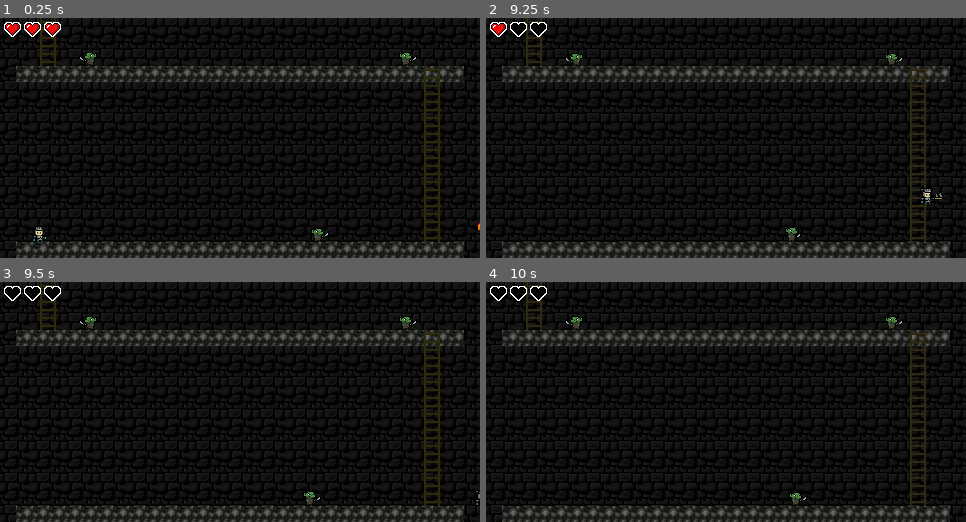
Above: before the commit, frames 1-4 (two rows, left to right).
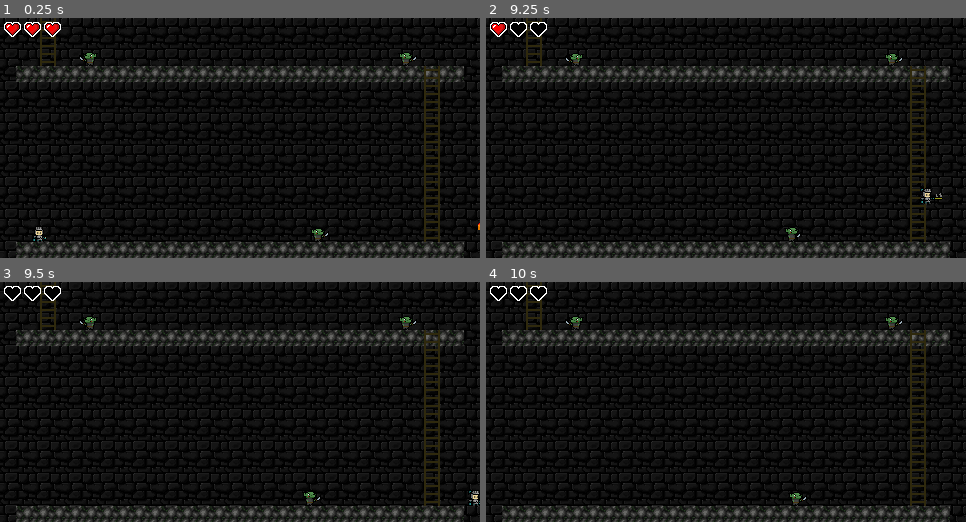
Above: after the commit, the same moments.

Repository: nanoblit/dk
Game: Godot game, scene res://Levels/World.tscn
Two runs of this game, one before a commit and one after it. Both use one fixed random seed, a clock stepped at 60 frames per second and the inputs below.
Inputs (mouse positions are in pixels of both pictures, inside the frame that each line leads up to):
- Up to frame 1 (0.25 s): no input
- Up to frame 2 (9.25 s): move the mouse to (831, 126) at 0.52 s; hold D (walk_right) 0.53-2.03 s; click (831, 126) at 0.6 s; tap Space (jump) at 0.77, 1.52, 3.02, 3.77, 4.52, 6.02, 6.77, 7.52, 9.02 s; move the mouse to (630, 150) at 1.27 s; click (630, 150) at 1.35 s; move the mouse to (774, 85) at 2.02 s; hold A (walk_left) 2.03-2.78 s; click (774, 85) at 2.1 s; move the mouse to (702, 186) at 2.77 s; hold D (walk_right) 2.78-4.28 s; click (702, 186) at 2.85 s; move the mouse to (870, 174) at 3.52 s; click (870, 174) at 3.6 s; move the mouse to (582, 102) at 4.27 s; hold A (walk_left) 4.28-5.03 s; click (582, 102) at 4.35 s; move the mouse to (750, 138) at 5.02 s; hold D (walk_right) 5.03-5.78 s; click (750, 138) at 5.1 s; move the mouse to (654, 78) at 5.77 s; hold A (walk_left) 5.78-7.28 s; click (654, 78) at 5.85 s; move the mouse to (831, 126) at 6.52 s; click (831, 126) at 6.6 s; move the mouse to (630, 150) at 7.27 s; hold D (walk_right) from 7.28 s (still down); click (630, 150) at 7.35 s; move the mouse to (774, 85) at 8.02 s; click (774, 85) at 8.1 s; move the mouse to (702, 186) at 8.77 s; click (702, 186) at 8.85 s
- Up to frame 3 (9.5 s): keep holding D (walk_right)
- Up to frame 4 (10 s): move the mouse to (870, 438) at 9.52 s; release D (walk_right) at 9.53 s; hold A (walk_left) from 9.53 s (still down); click (870, 438) at 9.6 s; tap Space (jump) at 9.77 s

Frames 1-2 are identical in both runs. In frame 3, less than 0.1% of the frame differs, in the area x 97-100%, y 87-94%; in frame 4, nothing differs.

Commit message:
Fix sliding.

Diff:
--- a/World/Enemies/Goblin/Goblin.gd
+++ b/World/Enemies/Goblin/Goblin.gd
@@ -20,7 +20,7 @@
 
 func _process(delta: float) -> void:
 	if disabled:
-		velocity.x = 0
+		direction = 0
 		return
 	# Attack the player on the last frame of the "attack" animation (will call it every frame but that's ok because of invisibility)
 	if $Sprite.animation == "attack" && $Sprite.frame == $Sprite.frames.get_frame_count("attack") - 1:
--- a/World/Player/Player.gd
+++ b/World/Player/Player.gd
@@ -14,6 +14,7 @@
 
 func _physics_process(delta):
 	if disabled:
+		direction = 0
 		return
 	if (on_ladder != null && Input.is_action_pressed("walk_up_ladder") && !stick_to_ladder):
 		position.x = on_ladder.position.x
@@ -34,7 +35,6 @@
 
 func _process(delta):
 	if disabled:
-		velocity.x = 0
 		return
 	# Manage Animations
 	$Sprite.playing = true
